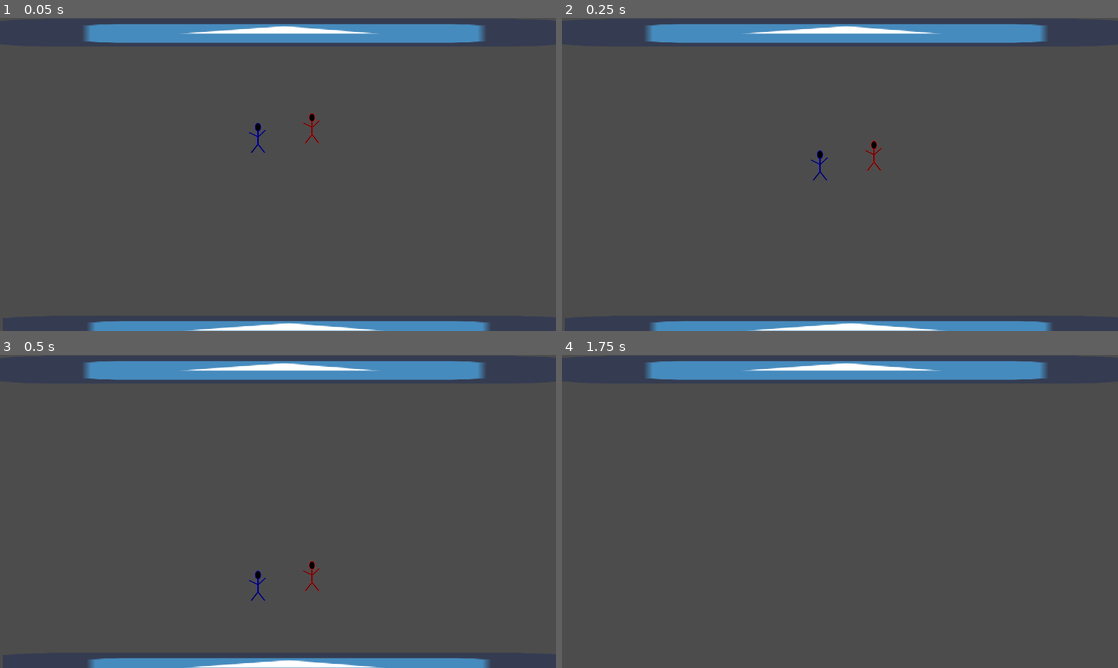
Above: before the commit, frames 1-4 (two rows, left to right).
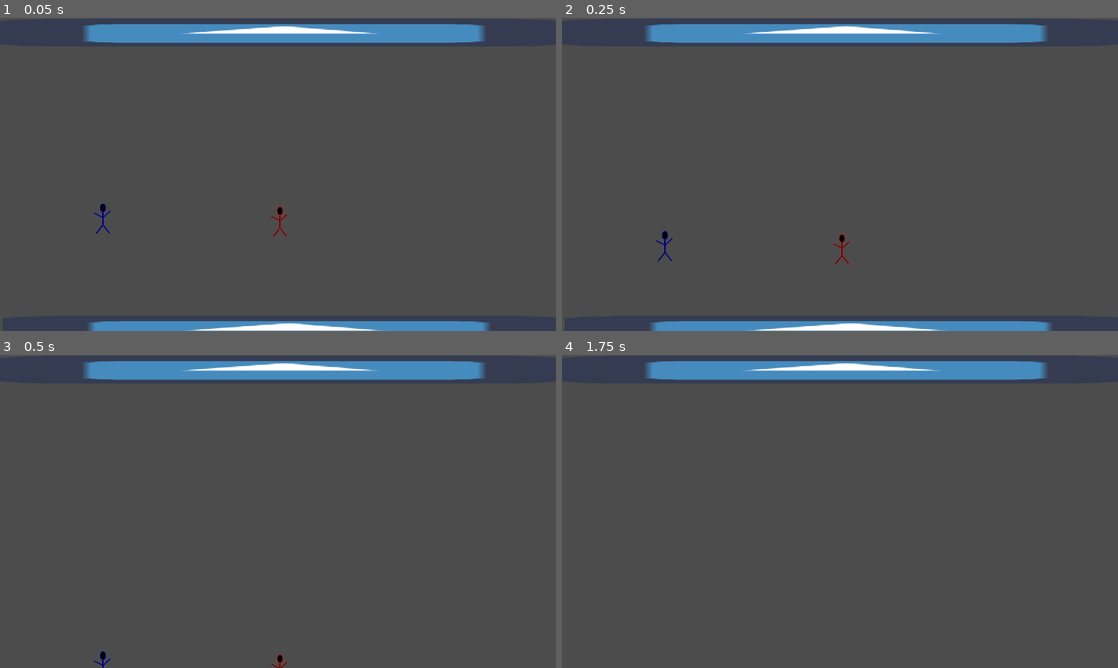
Above: after the commit, the same moments.

Repository: LeonMatthes/SkeleTurn
Game: Godot game, scene res://scenes/FirstArena.tscn
The game is run twice, just before and just after one commit, with the same random seed, the same clock (stepped at 60 frames per second) and the same inputs. The engine's default icon, where the game draws it, is replaced by a stand-in: a white triangle on a blue panel in a dark square.
Inputs:
- Up to frame 1 (0.05 s): no input
- Up to frame 2 (0.25 s): no input
- Up to frame 3 (0.5 s): no input
- Up to frame 4 (1.75 s): tap Enter at 1.25 s

The runs differ from the first frame. In frame 1, 0.3% of the frame differs, in the area x 16-58%, y 30-70%; in frame 2, 0.3%; in frame 3, 2.6%, in the area x 15-89%, y 65-100%; in frame 4, nothing differs.

Commit message:
Added Player spawning

Diff:
--- a/scenes/FirstArena.tscn
+++ b/scenes/FirstArena.tscn
@@ -1,8 +1,8 @@
 [gd_scene load_steps=5 format=2]
 
 [ext_resource path="res://icon.png" type="Texture" id=1]
-[ext_resource path="res://Arrow.tscn" type="PackedScene" id=2]
-[ext_resource path="res://scenes/Player.tscn" type="PackedScene" id=3]
+[ext_resource path="res://scenes/GameController.gd" type="Script" id=2]
+[ext_resource path="res://scenes/Spawn.tscn" type="PackedScene" id=3]
 
 [sub_resource type="RectangleShape2D" id=1]
 
@@ -83,13 +83,17 @@
 texture = ExtResource( 1 )
 _sections_unfolded = [ "Transform" ]
 
-[node name="Arrow" parent="." index="2" instance=ExtResource( 2 )]
+[node name="GameController" type="Node2D" parent="." index="2"]
 
-[node name="Player2" parent="." index="3" instance=ExtResource( 3 )]
+position = Vector2( 482.22, 357.319 )
+script = ExtResource( 2 )
 
-position = Vector2( 592.443, 272.796 )
-playerNumber = 2
+[node name="Spawns" type="Node2D" parent="GameController" index="0"]
 
-[node name="Player" parent="." index="4" instance=ExtResource( 3 )]
+[node name="SpawnPosition" parent="GameController/Spawns" index="0" instance=ExtResource( 3 )]
 
-position = Vector2( 716.826, 250.681 )
+position = Vector2( 80.4666, 54.1321 )
+
+[node name="SpawnPosition2" parent="GameController/Spawns" index="1" instance=ExtResource( 3 )]
+
+position = Vector2( -123.369, 50.4932 )
--- /dev/null
+++ b/scenes/GameController.gd
@@ -0,0 +1,25 @@
+extends Node2D
+
+var spawns = []
+
+func _ready():
+	spawns = $Spawns.get_children()
+	self.spawnPlayer(1)
+	self.spawnPlayer(2)
+	randomize()
+
+func spawnPlayer(var playerNumber):
+	var availableSpawns = []
+	for spawn in spawns:
+		if spawn.canSpawnPlayer():
+			availableSpawns.append(spawn)
+
+	if availableSpawns.size() == 0:
+		breakpoint
+
+	var spawnNumber = randi() % availableSpawns.size()
+	availableSpawns[spawnNumber].spawnPlayer(self, playerNumber)
+
+
+func notifyPlayerDeath(var playerNumber):
+	self.spawnPlayer(playerNumber)
--- /dev/null
+++ b/scenes/GameController.tscn
@@ -0,0 +1,9 @@
+[gd_scene load_steps=2 format=2]
+
+[ext_resource path="res://scenes/GameController.gd" type="Script" id=1]
+
+[node name="GameController" type="Node2D"]
+
+script = ExtResource( 1 )
+
+[node name="Spawns" type="Node2D" parent="." index="0"]
--- a/scenes/Player.gd
+++ b/scenes/Player.gd
@@ -21,9 +21,9 @@
 
 func initialize(var gameController, var position, var playerNr):
 	self.gameController = gameController
-	self.position = position
+	self.translate(position)
 	self.playerNumber = playerNr
-	$Player1Icon.set_visible(false)
+	self.get_node("Player1Icon").set_visible(false)
 	sprite = self.get_node("Player" + str(playerNumber) + "Icon")
 	sprite.set_visible(true)
 
--- a/scenes/Player.tscn
+++ b/scenes/Player.tscn
@@ -9,7 +9,7 @@
 custom_solver_bias = 0.0
 extents = Vector2( 12.1826, 22.0631 )
 
-[node name="Player" type="KinematicBody2D" index="0"]
+[node name="Player" type="KinematicBody2D"]
 
 scale = Vector2( 0.7, 0.7 )
 input_pickable = false
--- /dev/null
+++ b/scenes/Spawn.gd
@@ -0,0 +1,18 @@
+extends Position2D
+
+var collisionArea = null
+var Player = preload("res://scenes/Player.tscn")
+
+func _ready():
+	collisionArea = $SpawnArea
+
+func canSpawnPlayer():
+	return collisionArea.isEmpty()
+
+func spawnPlayer(var gameController, var playerNumber):
+	if !self.canSpawnPlayer():
+		breakpoint
+
+	var player = Player.instance()
+	player.initialize(gameController, self.position, playerNumber)
+	gameController.add_child(player)
--- /dev/null
+++ b/scenes/Spawn.tscn
@@ -0,0 +1,34 @@
+[gd_scene load_steps=4 format=2]
+
+[ext_resource path="res://scenes/Spawn.gd" type="Script" id=1]
+[ext_resource path="res://scenes/SpawnArea.gd" type="Script" id=2]
+
+[sub_resource type="RectangleShape2D" id=1]
+
+custom_solver_bias = 0.0
+extents = Vector2( 31.6207, 45.8812 )
+
+[node name="SpawnPosition" type="Position2D"]
+
+script = ExtResource( 1 )
+_sections_unfolded = [ "Transform" ]
+
+[node name="SpawnArea" type="Area2D" parent="." index="0"]
+
+input_pickable = true
+gravity_vec = Vector2( 0, 1 )
+gravity = 98.0
+linear_damp = 0.1
+angular_damp = 1.0
+audio_bus_override = false
+audio_bus_name = "Master"
+script = ExtResource( 2 )
+_sections_unfolded = [ "Visibility" ]
+
+[node name="CollisionShape2D" type="CollisionShape2D" parent="SpawnArea" index="0"]
+
+shape = SubResource( 1 )
+
+[connection signal="body_entered" from="SpawnArea" to="SpawnArea" method="_on_SpawnArea_body_entered"]
+
+[connection signal="body_exited" from="SpawnArea" to="SpawnArea" method="_on_SpawnArea_body_exited"]
--- /dev/null
+++ b/scenes/SpawnArea.gd
@@ -0,0 +1,16 @@
+extends Area2D
+
+var enteredBodies = []
+
+func _ready():
+	pass
+
+func _on_SpawnArea_body_entered(body):
+	enteredBodies.append(body)
+
+
+func _on_SpawnArea_body_exited(body):
+	enteredBodies.erase(body)
+
+func isEmpty():
+	return enteredBodies.size() == 0
Not shown, added: graphics/block-1-wall.png.import
Not shown, added: graphics/block-2-wall.png.import
